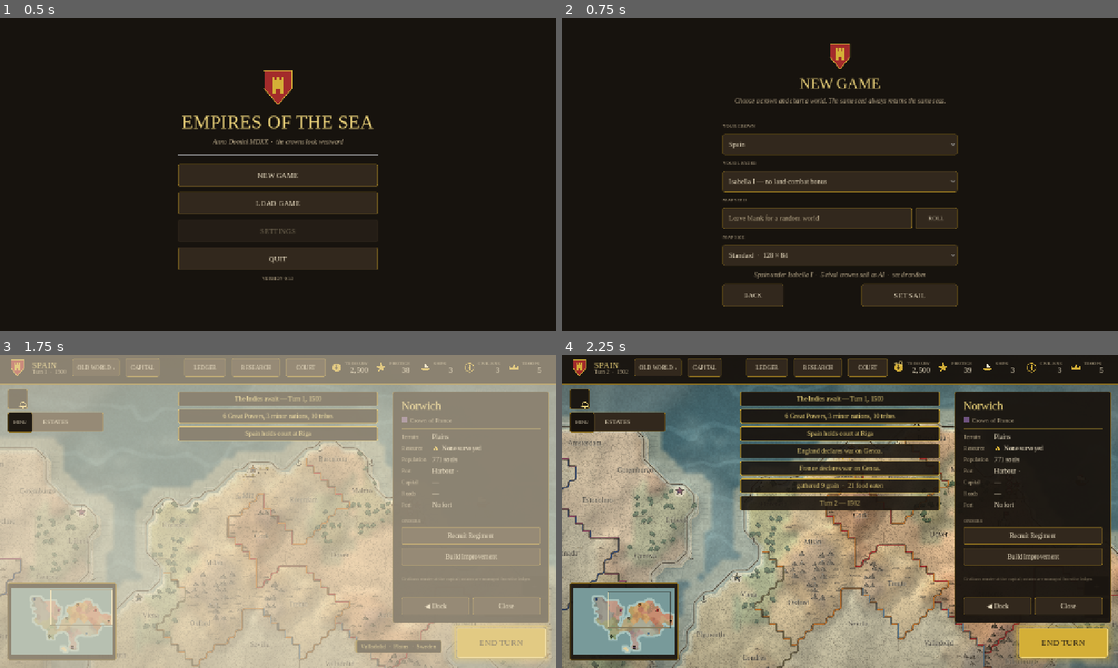
Above: before the commit, frames 1-4 (two rows, left to right).
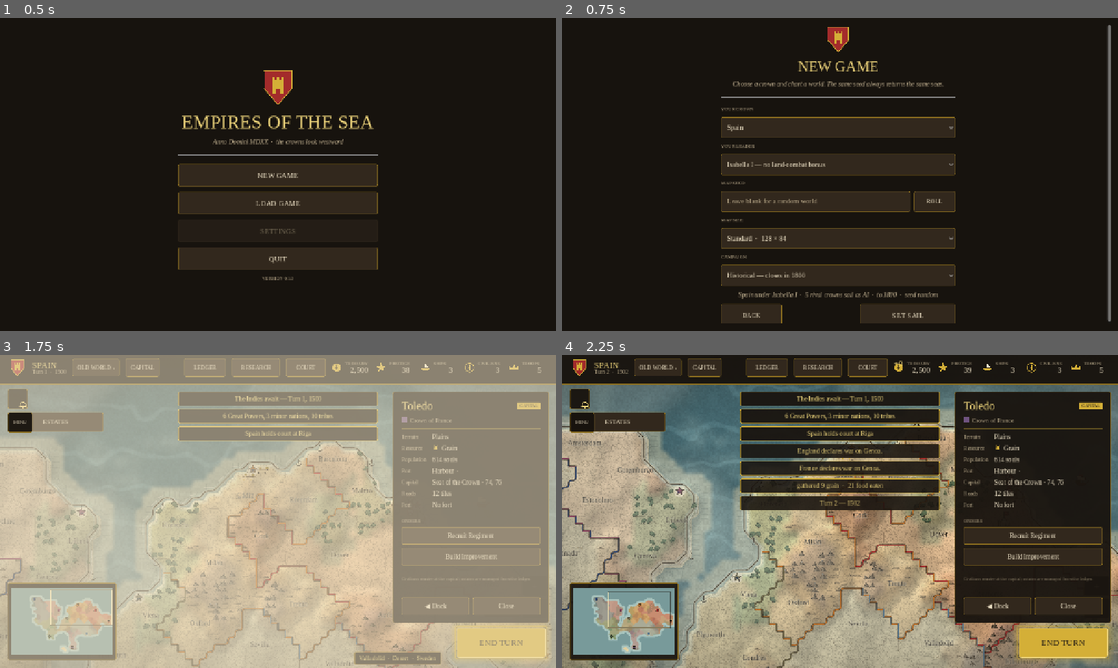
Above: after the commit, the same moments.

Repository: waigore/empires-of-the-sea
Game: Godot game, scene res://scenes/main.tscn
The game is run twice, just before and just after one commit, with the same random seed, the same clock (stepped at 60 frames per second) and the same inputs.
Inputs (mouse positions are in pixels of both pictures, inside the frame that each line leads up to):
- Up to frame 1 (0.5 s): no input
- Up to frame 2 (0.75 s): click "NEW GAME" at 0.5 s
- Up to frame 3 (1.75 s): click "SET SAIL" at 1.25 s
- Up to frame 4 (2.25 s): tap Enter at 2 s; drag from (623, 621) to (895, 442) at 2.02 s

Frame 1 is identical in both runs. In frame 2, 25% of the frame differs, in the area x 28-99%, y 2-98%; in frame 3, 1.5%; in frame 4, 0.5%.

Commit message:
feat: the campaign calendar closes in 1800, unless you choose endless
An undecided campaign used to run forever. The wiki's campaign calendar cap
says the last full turn is 201 (year 1800): after it the age closes, turns and
orders stop, and the campaign-complete plate names the strongest crown by
power score. New-game setup now also offers an endless campaign, which skips
the cap and ends only on a military victory.

Halt state lives on the session and its save, so a closed age reopens closed;
military victory still wins the same turn. Orders, map intents and diplomacy
share the new `campaign_over()` gate instead of checking victory alone.

Wiki: turn-time-mapping (Campaign calendar cap), victory (Calendar end).
REQ-P2-01..04, P3-01..04, P5-01/03/05/07.

Diff:
--- a/scenes/main.gd
+++ b/scenes/main.gd
@@ -86,6 +86,7 @@
 	screen.map_height = config.map_height
 	screen.player_faction = config.player_faction
 	screen.player_leader = config.player_leader
+	screen.infinite_mode = config.infinite_mode
 	_install_screen(screen)
 
 
--- a/scripts/map/map_play_armies.gd
+++ b/scripts/map/map_play_armies.gd
@@ -95,7 +95,7 @@
 
 
 static func on_action(play: PlaySession, action: String) -> void:
-	if play.victory != null:
+	if play.campaign_over():
 		return
 	var army: ArmyState = play.army_layer.selected_army
 	if army == null or army.owner != play.player_faction:
--- a/scripts/map/map_play_civilians.gd
+++ b/scripts/map/map_play_civilians.gd
@@ -52,7 +52,7 @@
 
 
 static func on_action(play: PlaySession, action: String) -> void:
-	if play.victory != null:
+	if play.campaign_over():
 		return
 	var unit: CivilianState = play.civilian_layer.selected_unit
 	if unit == null or unit.owner != play.player_faction:
--- a/scripts/map/map_play_diplomacy.gd
+++ b/scripts/map/map_play_diplomacy.gd
@@ -34,7 +34,7 @@
 
 
 static func on_order(play: PlaySession, kind: String, target: int, arg: String) -> void:
-	if play.victory != null:
+	if play.campaign_over():
 		return
 	if play.diplomacy == null:
 		return
--- a/scripts/map/map_play_fleets.gd
+++ b/scripts/map/map_play_fleets.gd
@@ -36,7 +36,7 @@
 
 
 static func try_order(play: PlaySession, tile: Vector2i) -> bool:
-	if play.victory != null:
+	if play.campaign_over():
 		return false
 	var fleet: FleetState = play.ship_layer.fleet_of(play.ship_layer.selected_ship)
 	if fleet == null or fleet.owner != play.player_faction:
--- a/scripts/map/map_play_input.gd
+++ b/scripts/map/map_play_input.gd
@@ -6,7 +6,7 @@
 
 static func on_tapped(play: PlaySession, world_position: Vector2) -> void:
 	# A decided campaign takes no orders; the map stays for viewing (wiki: victory).
-	if play.victory != null:
+	if play.campaign_over():
 		return
 	# A pending call to arms holds the turn; map intents wait for the answer.
 	if play.turn_suspended:
@@ -138,7 +138,7 @@
 
 
 static func on_panel_action(play: PlaySession, action: String) -> void:
-	if play.victory != null:
+	if play.campaign_over():
 		return
 	if play.turn_suspended:
 		return
--- a/scripts/map/map_play_setup.gd
+++ b/scripts/map/map_play_setup.gd
@@ -67,6 +67,8 @@
 			play.player_faction,
 			VictoryRules.old_world_holdings(play.world, play.victory.winner_player_id)
 		)
+	elif play.campaign_halted:
+		play.hud.show_campaign_complete(MapPlayTurn.declared_leader(play), play.turn)
 
 
 ## Opening frame: wide then settle on the capital; the parchment fades away.
--- a/scripts/map/map_play_turn.gd
+++ b/scripts/map/map_play_turn.gd
@@ -5,9 +5,10 @@
 
 
 static func end_turn(play: PlaySession) -> void:
-	# A decided campaign accepts no further turns (wiki: victory).
-	if play.victory != null:
-		play.hud.toast("Campaign ended — %s" % play.victory.winner_name())
+	# A decided or calendar-closed campaign accepts no further turns
+	# (wiki: victory § Victory Check, turn-time-mapping § Campaign calendar cap).
+	if play.campaign_over():
+		play.hud.toast(_closed_message(play))
 		return
 	# A consent decision already waiting keeps the calendar shut.
 	if CallToArms.has_pending(play.diplomacy, play.player_faction):
@@ -55,6 +56,11 @@
 	var victory: VictoryState = VictoryRules.resolve(play.victory, play.world, play.turn)
 	if victory != null:
 		_finish_campaign(play, victory)
+		return
+	# Military victory wins the turn; otherwise the calendar cap closes an
+	# undecided campaign on its last full turn (wiki: turn-time-mapping).
+	if VictoryRules.calendar_halt(play.turn, play.infinite_mode):
+		_finish_calendar(play)
 		return
 	play.ship_layer.begin_turn()
 	play.army_layer.begin_turn()
@@ -95,12 +101,48 @@
 	play.victory = victory
 	play.hud.show_victory(
 		victory,
-		PlaySession.PLAYER_FACTION,
+		play.player_faction,
 		VictoryRules.old_world_holdings(play.world, victory.winner_player_id)
 	)
 	play.hud.toast(victory.summary())
 	play.emit_turn_ended(play.turn)
 	play.emit_victory(victory)
+
+
+## The calendar closed the age without a military victory: record it, mount the
+## campaign-complete plate, and leave the turn number on the last full turn
+## (wiki: turn-time-mapping § Campaign calendar cap, victory § Calendar end).
+static func _finish_calendar(play: PlaySession) -> void:
+	play.campaign_halted = true
+	var leader: int = declared_leader(play)
+	play.hud.show_campaign_complete(leader, play.turn)
+	play.hud.toast(
+		"Campaign complete — %d" % TurnTime.year_for_turn(play.turn)
+	)
+	play.emit_turn_ended(play.turn)
+
+
+## Strongest crown by power score, or NO_ID when the top score is shared. Reads
+## live regiment and hull counts so the score matches the diplomacy panel
+## (wiki: victory § Calendar campaign end).
+static func declared_leader(play: PlaySession) -> int:
+	var regiments: Dictionary = {}
+	var ships: Dictionary = {}
+	if play.army_layer != null:
+		for army: ArmyState in play.army_layer.armies:
+			if army != null:
+				regiments[army.owner] = int(regiments.get(army.owner, 0)) + army.count()
+	if play.ship_layer != null:
+		for ship: Ship in play.ship_layer.ships:
+			if ship != null:
+				ships[ship.faction] = int(ships.get(ship.faction, 0)) + 1
+	return VictoryRules.declared_leader(play.world, regiments, ships)
+
+
+static func _closed_message(play: PlaySession) -> String:
+	if play.victory != null:
+		return "Campaign ended — %s" % play.victory.winner_name()
+	return "Campaign complete — the age has run its course"
 
 
 static func focus_capital(play: PlaySession) -> void:
--- a/scripts/map_screen.gd
+++ b/scripts/map_screen.gd
@@ -32,6 +32,8 @@
 var player_faction: int = FactionCatalog.PLAYER_FACTION
 ## LeaderKey chosen for that crown; empty means the crown's configured leader.
 var player_leader: String = ""
+## Endless campaign chosen in game setup (wiki: turn-time-mapping).
+var infinite_mode: bool = false
 ## When set (load), skip generation and restore this save instead.
 var pending_save: Dictionary = {}
 ## Overridable for tests so saves do not touch the player's slots.
@@ -149,7 +151,7 @@
 	)
 	var restored: bool = SaveCodec.restore(play, pending_save)
 	if not restored:
-		play.configure(player_faction, map_seed, map_width, map_height, player_leader)
+		play.configure(player_faction, map_seed, map_width, map_height, player_leader, infinite_mode)
 		if preset_world != null:
 			play.world = preset_world
 		else:
--- a/scripts/rules/turn_time.gd
+++ b/scripts/rules/turn_time.gd
@@ -7,6 +7,9 @@
 const YEARS_BEFORE_CUTOFF: int = 2
 const YEARS_AFTER_CUTOFF: int = 1
 const TURNS_BEFORE_CUTOFF: int = (CUTOFF_YEAR - START_YEAR) / YEARS_BEFORE_CUTOFF
+## Normative stop year: the campaign calendar cap closes after the last full
+## turn that starts in 1800 (wiki: turn-time-mapping § Campaign calendar cap).
+const STOP_YEAR: int = 1800
 
 
 static func year_for_turn(turn: int) -> int:
@@ -18,5 +21,30 @@
 	return CUTOFF_YEAR + (elapsed - TURNS_BEFORE_CUTOFF) * YEARS_AFTER_CUTOFF
 
 
+## First turn whose start year is `year`, or -1 when no turn starts in that year
+## (the two-segment pacing skips every odd year before the cutoff).
+static func turn_for_year(year: int) -> int:
+	if year < START_YEAR:
+		return -1
+	if year <= CUTOFF_YEAR:
+		var offset: int = year - START_YEAR
+		if offset % YEARS_BEFORE_CUTOFF != 0:
+			return -1
+		return offset / YEARS_BEFORE_CUTOFF + 1
+	return TURNS_BEFORE_CUTOFF + (year - CUTOFF_YEAR) + 1
+
+
+## Turn on which the calendar cap falls; -1 when the mapping never starts that
+## year (a custom mapping with pacing gaps disables the cap).
+static func cap_turn() -> int:
+	return turn_for_year(STOP_YEAR)
+
+
+## True for the last turn the campaign may resolve.
+static func is_cap_turn(turn: int) -> bool:
+	var cap: int = cap_turn()
+	return cap > 0 and turn >= cap
+
+
 static func label_for_turn(turn: int) -> String:
 	return "Turn %d  ·  %d" % [turn, year_for_turn(turn)]
--- a/scripts/rules/victory_rules.gd
+++ b/scripts/rules/victory_rules.gd
@@ -52,3 +52,40 @@
 	if ids.is_empty():
 		return MapModel.NO_ID
 	return ids[0]
+
+
+## Calendar cap: the campaign closes after the last turn that starts in the stop
+## year unless infinite mode was chosen at setup (wiki: turn-time-mapping
+## § Campaign calendar cap). A mapping with no stop turn never halts.
+static func calendar_halt(turn: int, infinite_mode: bool) -> bool:
+	return not infinite_mode and TurnTime.is_cap_turn(turn)
+
+
+## Strongest crown when the calendar closes the age without a military victory.
+## The declared leader has the strictly highest Great Power power score; a tie
+## at the top (or no eligible scorer) declares no-one (wiki: victory
+## § Calendar campaign end, diplomacy § Great Power power score).
+## `regiments` and `ships` map faction id → live counts; an empty map scores on
+## provinces alone, which is what a court with no field forces reads anyway.
+static func declared_leader(
+	world: WorldMap, regiments: Dictionary = {}, ships: Dictionary = {}
+) -> int:
+	if world == null:
+		return MapModel.NO_ID
+	var leader: int = MapModel.NO_ID
+	var best: int = -1
+	var tied: bool = false
+	for faction_id: int in FactionCatalog.great_power_ids():
+		var score: int = AiPower.score(
+			world,
+			faction_id,
+			int(regiments.get(faction_id, 0)),
+			int(ships.get(faction_id, 0))
+		)
+		if score > best:
+			leader = faction_id
+			best = score
+			tied = false
+		elif score == best:
+			tied = true
+	return MapModel.NO_ID if tied else leader
--- a/scripts/save/save_codec.gd
+++ b/scripts/save/save_codec.gd
@@ -51,6 +51,8 @@
 		"charted": play.charted_provinces.keys(),
 		"bootstrapped": play.bootstrapped_regions.keys(),
 		"leaders": play.leaders.duplicate(),
+		"infinite_mode": play.infinite_mode,
+		"campaign_halted": play.campaign_halted,
 	}
 
 
@@ -101,11 +103,7 @@
 static func _capture_victory(state: VictoryState) -> Dictionary:
 	if state == null:
 		return {}
-	return {
-		"winner": state.winner_player_id,
-		"type": state.type,
-		"turn": state.turn_number,
-	}
+	return {"winner": state.winner_player_id, "type": state.type, "turn": state.turn_number}
 
 
 ## A save from before victory state was captured (or a malformed entry) loads as
@@ -182,6 +180,8 @@
 	play.charted_provinces = _flag_dictionary(session.get("charted", []))
 	play.bootstrapped_regions = _flag_dictionary(session.get("bootstrapped", []))
 	play.leaders = LeaderCatalog.from_saved(session.get("leaders", {}))
+	play.infinite_mode = bool(session.get("infinite_mode", false))
+	play.campaign_halted = bool(session.get("campaign_halted", false))
 	# A decided campaign must come back decided, or the load would hand the
 	# player commands and turns the wiki keeps shut (wiki: victory § Persistence).
 	play.victory = _victory_from(data.get("victory", {}))
--- a/scripts/session/game_config.gd
+++ b/scripts/session/game_config.gd
@@ -22,19 +22,24 @@
 ## LeaderKey chosen for the human crown; empty means the crown's default
 ## (wiki: leader-bonuses § Leader Selection — chosen at game start, never after).
 var player_leader: String = ""
+## Endless campaign: the calendar cap never closes the age
+## (wiki: turn-time-mapping § Campaign calendar cap).
+var infinite_mode: bool = false
 
 
 static func make(
 	seed_value: int,
 	size_index: int,
 	player: int = FactionCatalog.PLAYER_FACTION,
-	leader: String = ""
+	leader: String = "",
+	infinite: bool = false
 ) -> GameConfig:
 	var config := GameConfig.new()
 	config.map_seed = seed_value
 	config.apply_size(size_index)
 	config.player_faction = player
 	config.player_leader = LeaderCatalog.resolve_key(player, leader)
+	config.infinite_mode = infinite
 	return config
 
 
@@ -58,6 +63,7 @@
 		"map_height": map_height,
 		"player_faction": player_faction,
 		"player_leader": player_leader,
+		"infinite_mode": infinite_mode,
 	}
 
 
@@ -70,4 +76,5 @@
 	config.player_leader = LeaderCatalog.resolve_key(
 		config.player_faction, String(data.get("player_leader", ""))
 	)
+	config.infinite_mode = bool(data.get("infinite_mode", false))
 	return config
--- a/scripts/session/play_session.gd
+++ b/scripts/session/play_session.gd
@@ -11,6 +11,12 @@
 ## Human slot chosen in game setup; the rules read this everywhere the player
 ## is special-cased (view, upkeep, diplomacy).
 var player_faction: int = PLAYER_FACTION
+## Endless campaign chosen at setup: the calendar cap never closes the age
+## (wiki: turn-time-mapping § Campaign calendar cap).
+var infinite_mode: bool = false
+## Set once the calendar cap closes an undecided campaign; turns stay shut even
+## though no victory was declared (wiki: victory § Calendar campaign end).
+var campaign_halted: bool = false
 ## Generation recipe, kept so a save can rebuild the identical world.
 var map_seed: int = 1500
 var map_width: int = 128
@@ -69,15 +75,22 @@
 	host = p_host
 
 
-## Starts a fresh run in this session: generation recipe, human crown and its
-## leaderKey. Rival crowns take their configured leader (wiki: leader-bonuses).
+## Starts a fresh run in this session: generation recipe, human crown, the
+## leaderKey and whether the campaign may outlive the calendar. Rival crowns
+## take their configured leader (wiki: leader-bonuses).
 func configure(
-	faction: int, seed_value: int, width: int, height: int, leader: String = ""
+	faction: int,
+	seed_value: int,
+	width: int,
+	height: int,
+	leader: String = "",
+	infinite: bool = false
 ) -> void:
 	player_faction = faction
 	map_seed = seed_value
 	map_width = width
 	map_height = height
+	infinite_mode = infinite
 	leaders = LeaderCatalog.roster(faction, leader)
 
 
@@ -186,6 +199,12 @@
 		host.emit_signal("victory_declared", state)
 
 
+## Turns, orders and map intents close for good once a victory is declared or
+## the calendar cap closes the age (wiki: victory, turn-time-mapping).
+func campaign_over() -> bool:
+	return victory != null or campaign_halted
+
+
 ## Political ownership changed (Join Empire): ask the screen to redraw the map.
 func refresh_map_views() -> void:
 	if host != null and host.has_method("refresh_political_map"):
--- a/scripts/ui/game_hud.gd
+++ b/scripts/ui/game_hud.gd
@@ -163,6 +163,14 @@
 		victory_overlay.show_victory(state, player_faction, holdings)
 
 
+## Calendar cap closed the age undecided: same sealed plate, campaign-complete
+## copy instead of a victory (wiki: victory § Calendar campaign end).
+func show_campaign_complete(leader: int, turn: int) -> void:
+	set_campaign_over(true)
+	if victory_overlay != null:
+		victory_overlay.show_campaign_complete(leader, turn)
+
+
 ## Turns never reopen; only the plate may step aside to keep viewing the map.
 func set_campaign_over(over: bool) -> void:
 	campaign_over = over
--- a/scripts/ui/game_setup_screen.gd
+++ b/scripts/ui/game_setup_screen.gd
@@ -10,6 +10,8 @@
 var leader_option: OptionButton = null
 var seed_field: LineEdit = null
 var size_option: OptionButton = null
+## Historical (calendar cap at 1800) vs endless (military victory only).
+var campaign_option: OptionButton = null
 var start_button: Button = null
 var back_button: Button = null
 
@@ -85,6 +87,15 @@
 	size_option.item_selected.connect(func(_index: int) -> void: _refresh_summary())
 	box.add_child(size_option)
 
+	box.add_child(MenuFrame.caption("Campaign"))
+	campaign_option = OptionButton.new()
+	MenuFrame.style_option(campaign_option)
+	campaign_option.add_item("Historical — closes in 1800")
+	campaign_option.add_item("Endless — military victory only")
+	campaign_option.select(0)
+	campaign_option.item_selected.connect(func(_index: int) -> void: _refresh_summary())
+	box.add_child(campaign_option)
+
 	_summary = MenuFrame.subtitle("")
 	box.add_child(_summary)
 
@@ -137,8 +148,11 @@
 	var rivals: int = FactionCatalog.great_power_ids().size() - 1
 	var seed_text: String = seed_field.text.strip_edges() if seed_field != null else ""
 	var seed_label: String = seed_text if not seed_text.is_empty() else "random"
-	_summary.text = "%s under %s  ·  %d rival crowns sail as AI  ·  seed %s" % [
-		nation, leader, rivals, seed_label,
+	var length_note: String = (
+		"endless" if _endless() else "to 1800"
+	)
+	_summary.text = "%s under %s  ·  %d rival crowns sail as AI  ·  %s  ·  seed %s" % [
+		nation, leader, rivals, length_note, seed_label,
 	]
 
 
@@ -156,9 +170,15 @@
 		seed_value = text.to_int()
 	var faction: int = int(nation_option.get_item_id(nation_option.selected))
 	var config: GameConfig = GameConfig.make(
-		seed_value, size_option.selected, faction, _selected_leader()
+		seed_value, size_option.selected, faction, _selected_leader(), _endless()
 	)
 	start_requested.emit(config)
+
+
+## Endless campaign keeps the calendar open; historical closes it in 1800
+## (wiki: turn-time-mapping § Campaign calendar cap).
+func _endless() -> bool:
+	return campaign_option != null and campaign_option.selected == 1
 
 
 func _notification(what: int) -> void:
--- a/scripts/ui/victory_overlay.gd
+++ b/scripts/ui/victory_overlay.gd
@@ -9,6 +9,9 @@
 
 const MIN_PANEL_WIDTH: float = 460.0
 const VIEWPORT_MARGIN: float = 24.0
+## Calendar-cap variant (wiki: victory § Calendar campaign end).
+const CALENDAR_TITLE: String = "Campaign complete"
+const NO_WINNER: String = "No crown prevails"
 
 var state: VictoryState = null
 
@@ -47,6 +50,31 @@
 		if state.won_by(player_faction)
 		else "%s has won the age." % state.winner_name()
 	)
+	_mount()
+
+
+## Renders the calendar-cap variant: no military victory, only the strongest
+## crown by power score — or a shared top score, which declares no-one.
+func show_campaign_complete(leader: int, turn: int) -> void:
+	state = null
+	_title.text = CALENDAR_TITLE.to_upper()
+	_winner.text = (
+		FactionCatalog.name_of(leader).to_upper()
+		if leader != MapModel.NO_ID
+		else NO_WINNER.to_upper()
+	)
+	_detail.text = "No military victory  ·  Turn %d  ·  %d" % [
+		turn, TurnTime.year_for_turn(turn)
+	]
+	_tagline.text = (
+		"%s closes the age strongest." % FactionCatalog.name_of(leader)
+		if leader != MapModel.NO_ID
+		else "The crowns close the age in a dead heat."
+	)
+	_mount()
+
+
+func _mount() -> void:
 	_continue.text = "View final state"
 	visible = true
 	modulate.a = 0.0
--- /dev/null
+++ b/tests/test_campaign_end.gd
@@ -0,0 +1,170 @@
+# gdlint: disable=max-public-methods
+extends GdToolsTest
+## Campaign calendar cap, endless mode and the campaign-complete plate (wiki:
+## turn-time-mapping § Campaign calendar cap, victory § Calendar campaign end).
+
+const SCREEN: PackedScene = preload("res://scenes/map_screen.tscn")
+const Fixture = preload("res://tests/map_fixture.gd")
+const CAP: int = 201
+const SAVE_DIR: String = "user://test_campaign_end"
+
+var screen: MapScreen = null
+
+
+func before_each() -> void:
+	screen = Fixture.attach_screen(self)
+
+
+func after_each() -> void:
+	if is_instance_valid(screen):
+		screen.free()
+	screen = null
+	get_tree().paused = false
+
+
+# --- calendar rules ----------------------------------------------------------
+
+
+func test_the_cap_lands_on_the_turn_that_starts_1800() -> void:
+	assert_eq(TurnTime.turn_for_year(1800), CAP)
+	assert_eq(TurnTime.year_for_turn(CAP), 1800)
+	assert_eq(TurnTime.cap_turn(), CAP)
+	assert_true(TurnTime.is_cap_turn(CAP))
+
+
+func test_a_skipped_year_starts_no_turn() -> void:
+	assert_eq(TurnTime.turn_for_year(1699), -1)
+	assert_eq(TurnTime.turn_for_year(1499), -1)
+	assert_eq(TurnTime.turn_for_year(1601), -1)
+	assert_eq(TurnTime.turn_for_year(1600), 51)
+	assert_eq(TurnTime.turn_for_year(1701), 102)
+
+
+func test_the_cap_only_closes_a_historical_campaign() -> void:
+	assert_false(VictoryRules.calendar_halt(CAP - 1, false))
+	assert_true(VictoryRules.calendar_halt(CAP, false))
+	assert_false(VictoryRules.calendar_halt(CAP, true))
+
+
+func test_the_strongest_crown_is_declared_when_the_calendar_closes() -> void:
+	var model: MapModel = Fixture.region()
+	var saved: Array[int] = []
+	for province: ProvinceState in model.provinces:
+		saved.append(province.owner)
+	var crowns: Array[int] = FactionCatalog.great_power_ids()
+	var world := WorldMap.new()
+	world.add_region(model)
+	var half: int = model.provinces.size() / 2
+	for index in model.provinces.size():
+		if index < half * 2:
+			model.provinces[index].owner = crowns[0] if index < half else crowns[1]
+		else:
+			model.provinces[index].owner = MapModel.NO_ID
+	var tie: int = VictoryRules.declared_leader(world)
+	model.provinces[half].owner = crowns[0]
+	var strict: int = VictoryRules.declared_leader(world)
+	for index in saved.size():
+		model.provinces[index].owner = saved[index]
+
+	assert_eq(tie, MapModel.NO_ID, "an even split declares no-one")
+	assert_eq(strict, crowns[0], "one province ahead is enough to lead the age")
+
+
+# --- end of turn -------------------------------------------------------------
+
+
+func test_the_calendar_closes_an_undecided_campaign_on_its_last_turn() -> void:
+	screen.play.turn = CAP
+
+	MapPlayTurn.end_turn(screen.play)
+
+	assert_true(screen.play.campaign_halted)
+	assert_null(screen.play.victory)
+	assert_eq(screen.turn, CAP, "the turn number stays on the last full turn")
+	assert_true(screen.hud.is_victory_shown())
+	assert_eq(screen.hud.victory_overlay._title.text, "CAMPAIGN COMPLETE")
+	assert_true(screen.hud.victory_overlay._detail.text.contains("No military victory"))
+	assert_true(screen.hud._end_turn_button.disabled)
+	assert_eq(screen.hud._end_turn_button.text, "CAMPAIGN ENDED")
+
+
+func test_a_closed_calendar_takes_no_more_turns() -> void:
+	screen.play.turn = CAP
+	MapPlayTurn.end_turn(screen.play)
+	var turn_before: int = screen.turn
+
+	MapPlayTurn.end_turn(screen.play)
+
+	assert_eq(screen.turn, turn_before)
+	assert_true(screen.play.campaign_halted)
+
+
+func test_a_closed_calendar_takes_no_orders() -> void:
+	screen.play.turn = CAP
+	MapPlayTurn.end_turn(screen.play)
+
+	MapPlayCivilians.on_action(screen.play, "move")
+	MapPlayFleets.try_order(screen.play, Vector2i(0, 0))
+	MapPlayDiplomacy.on_order(screen.play, "war", 1, "")
+
+	assert_true(screen.play.campaign_over())
+	assert_false(screen.hud.panels.is_panel_open())
+
+
+func test_an_endless_campaign_sails_past_the_cap() -> void:
+	screen.play.infinite_mode = true
+	screen.play.turn = CAP
+
+	MapPlayTurn.end_turn(screen.play)
+
+	assert_false(screen.play.campaign_halted)
+	assert_false(screen.hud.is_victory_shown())
+	assert_eq(screen.turn, CAP + 1)
+	assert_eq(TurnTime.year_for_turn(screen.turn), 1801)
+	assert_false(screen.hud._end_turn_button.disabled)
+
+
+# --- persistence -------------------------------------------------------------
+
+
+func test_a_calendar_closed_slot_reopens_on_the_complete_plate() -> void:
+	screen.save_dir = SAVE_DIR
+	screen.play.turn = CAP
+	MapPlayTurn.end_turn(screen.play)
+	assert_true(screen.play.campaign_halted)
+	var save: Dictionary = SaveCodec.capture(screen.play)
+	assert_true(SaveCodec.is_valid(save))
+	screen.free()
+	screen = null
+
+	var reopened: MapScreen = _load(save)
+
+	assert_true(reopened.play.campaign_halted, "the closed calendar survives the save")
+	assert_null(reopened.play.victory)
+	assert_eq(reopened.turn, CAP)
+	assert_true(reopened.hud.is_victory_shown(), "the plate returns on load")
+	assert_eq(reopened.hud.victory_overlay._title.text, "CAMPAIGN COMPLETE")
+	assert_true(reopened.hud._end_turn_button.disabled)
+	var turn_before: int = reopened.turn
+	MapPlayTurn.end_turn(reopened.play)
+	assert_eq(reopened.turn, turn_before, "turns stay shut after a load")
+
+
+func test_an_endless_choice_survives_the_save() -> void:
+	screen.save_dir = SAVE_DIR
+	screen.play.infinite_mode = true
+	var save: Dictionary = SaveCodec.capture(screen.play)
+	screen.free()
+	screen = null
+
+	var reopened: MapScreen = _load(save)
+
+	assert_true(reopened.play.infinite_mode, "endless campaigns stay endless")
+
+
+func _load(data: Dictionary) -> MapScreen:
+	var node: MapScreen = SCREEN.instantiate()
+	node.save_dir = SAVE_DIR
+	node.pending_save = data
+	add_child(node)
+	return node
--- a/tools/e2e_smoke.gd
+++ b/tools/e2e_smoke.gd
@@ -443,6 +443,21 @@
 	_check(screen.turn == turn_before, "decided campaign refuses another turn")
 	screen.hud.victory_overlay.dismiss()
 	_check(not screen.hud.is_victory_shown(), "final view dismisses the plate")
+	# Calendar cap: an undecided age closes on its last full turn, with the same
+	# sealed plate (wiki: turn-time-mapping § Campaign calendar cap).
+	screen.play.victory = null
+	screen.play.infinite_mode = false
+	screen.play.turn = TurnTime.cap_turn()
+	MapPlayTurn.end_turn(screen.play)
+	await process_frame
+	_check(screen.play.campaign_halted, "calendar cap closes an undecided age")
+	_check(screen.turn == TurnTime.cap_turn(), "cap keeps the last full turn")
+	_check(screen.hud.is_victory_shown(), "campaign-complete plate shows")
+	_check(
+		screen.hud.victory_overlay._title.text == "CAMPAIGN COMPLETE",
+		"plate names the calendar end"
+	)
+	_check(screen.hud._end_turn_button.disabled, "cap keeps the turn seal shut")
 
 
 func _map_screen(main: Node) -> MapScreen:
Not shown, added: tests/test_campaign_end.gd.uid
Not shown, changed: docs/world.md
